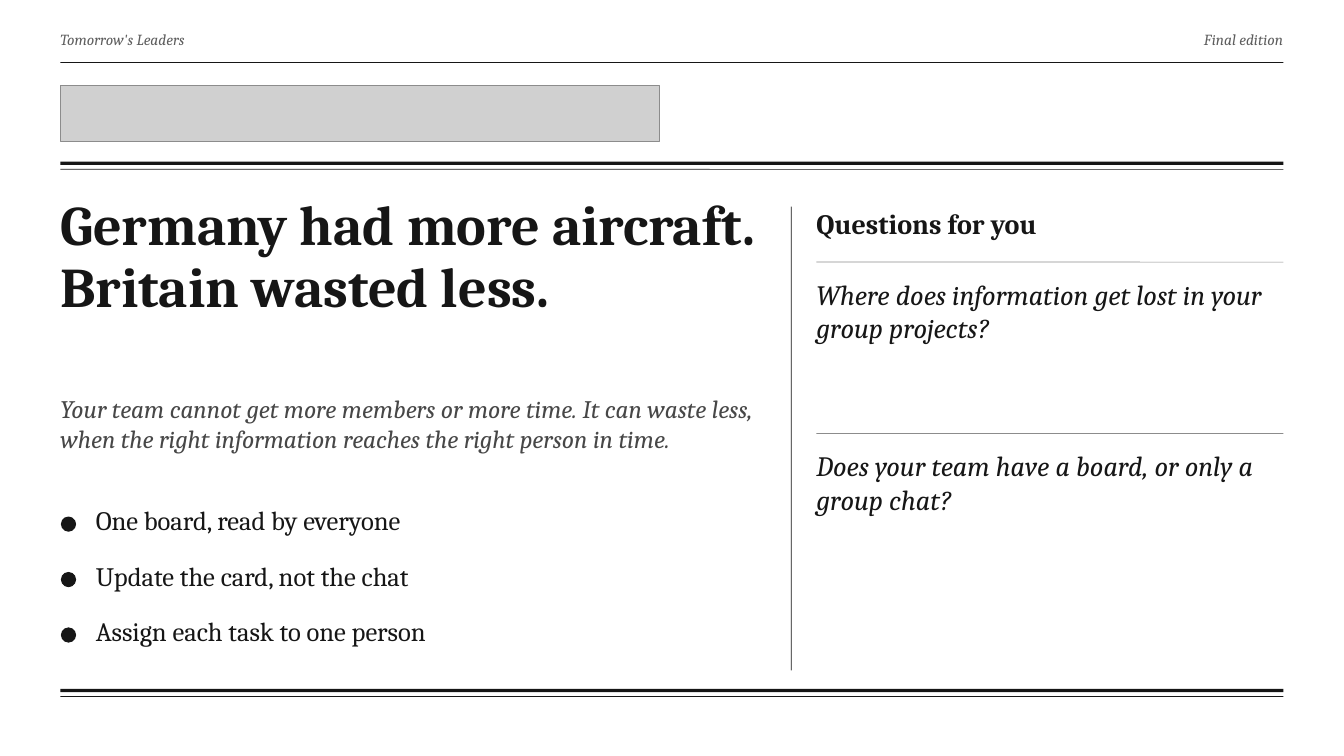
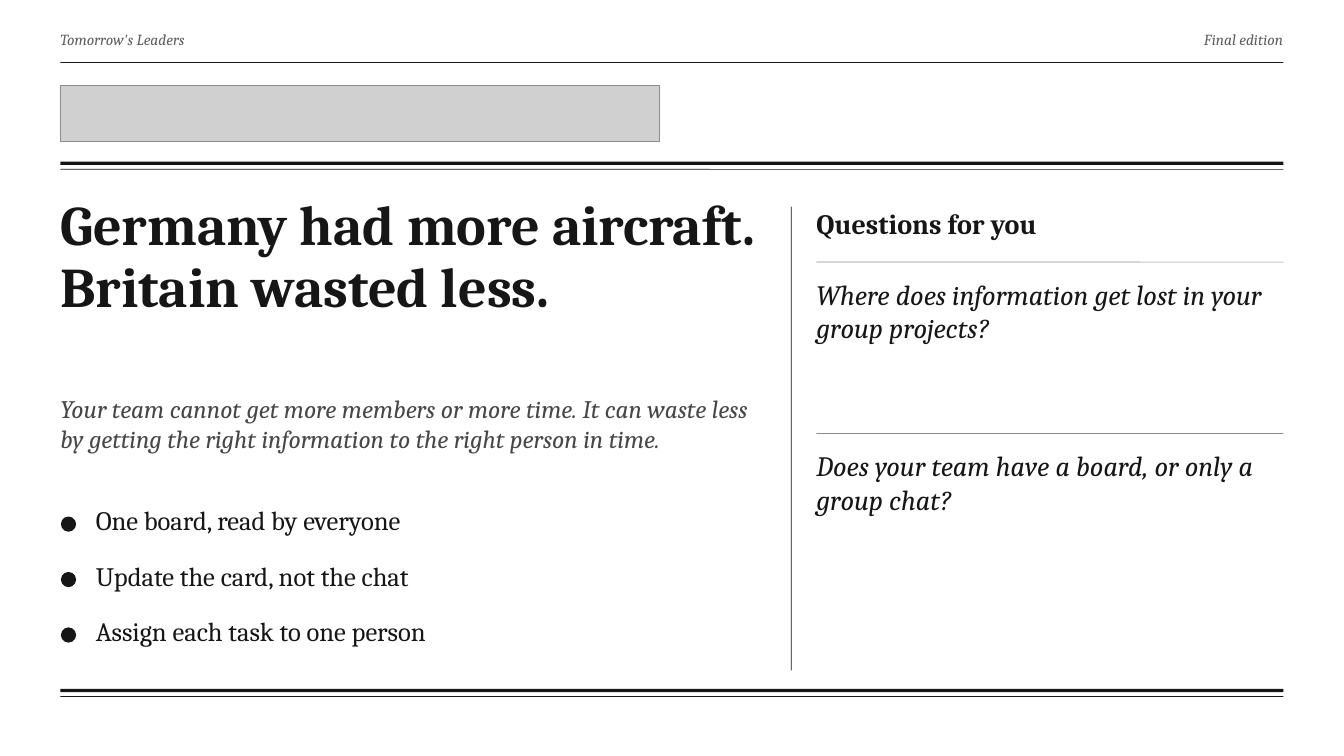
Before and after one commit to fengyiqicoder/fumadocs, a slide deck: slide 26 of dowding-presentation/Dowding_Effective_Communication.pptx. Drawn at 1344x756 pixels with LibreOffice and Linux fonts; fonts in the diff are those of the drawing; grey boxes stand for pictures; background and template pictures are left out. Boxes give left, top, right and bottom in pixels: in the first picture for what was removed or moved away, otherwise in the second. Text is boxed around its words. In the diff, an @@ line names an element or a change of style, - is before the commit and + after.

```diff
--- a/dowding-presentation/Dowding_Effective_Communication.pptx
+++ b/dowding-presentation/Dowding_Effective_Communication.pptx
@@ text at (x1=60, y1=400, x2=748, y2=454): text changed @@
-Your team cannot get more members or more time. It can waste less, when the right information reaches the right person in time.
+Your team cannot get more members or more time. It can waste less by getting the right information to the right person in time.
```
Also in this commit, not shown: 14 other slides changed, 2 other files.
